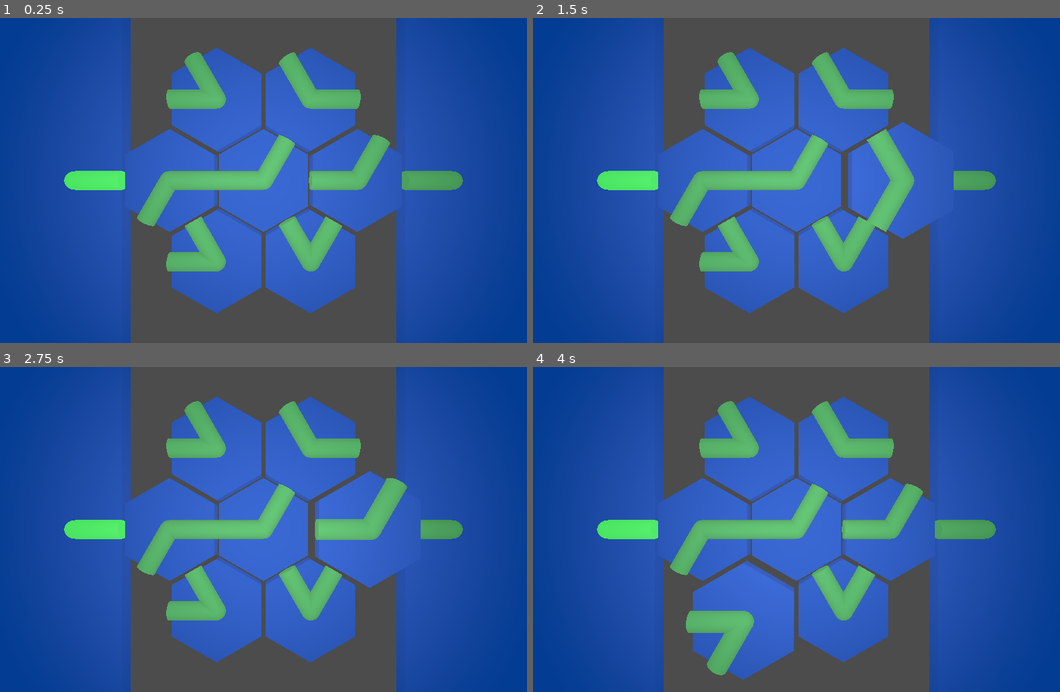
Above: before the commit, frames 1-4 (two rows, left to right).
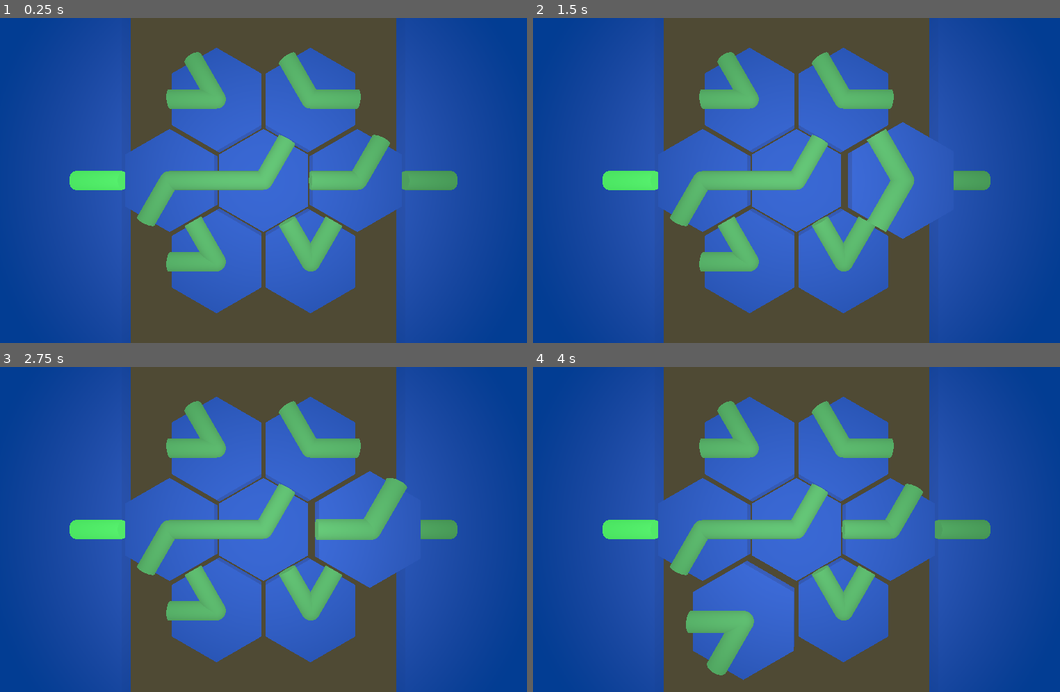
Above: after the commit, the same moments.

Repository: lunkkun/hexabeam
Game: Godot game, scene res://scenes/TestChamber.tscn
Two runs of this game, one before a commit and one after it. Both use one fixed random seed, a clock stepped at 60 frames per second and the inputs below.
Inputs (mouse positions are in pixels of both pictures, inside the frame that each line leads up to):
- Up to frame 1 (0.25 s): no input
- Up to frame 2 (1.5 s): tap Enter at 0.5 s; move the mouse to (917, 164) at 0.52 s; hold D (rotate_right) 0.53-1.28 s; click (917, 164) at 0.67 s; tap Space at 1.25 s; move the mouse to (685, 196) at 1.27 s; hold A (rotate_left) from 1.28 s (still down)
- Up to frame 3 (2.75 s): tap Enter at 2 s; move the mouse to (321, 458) at 2.02 s; release A (rotate_left) at 2.03 s; hold D (rotate_right) from 2.03 s (still down)
- Up to frame 4 (4 s): tap Space at 2.75 s; move the mouse to (770, 594) at 2.77 s; click (770, 594) at 2.92 s; tap Enter at 3.5 s; move the mouse to (965, 578) at 3.52 s; release D (rotate_right) at 3.53 s; hold A (rotate_left) from 3.53 s (still down)

The runs differ from the first frame. In frame 1, less than 0.1% of the frame differs, in the area x 12-88%, y 47-53%; in frame 2, less than 0.1%; in frame 3, less than 0.1%; in frame 4, less than 0.1%.

Commit message:
option to enable/disable joint-sphere on tube

Diff:
--- a/default_env.tres
+++ b/default_env.tres
@@ -3,6 +3,9 @@
 [sub_resource type="ProceduralSky" id=1]
 
 [resource]
+background_mode = 1
 background_sky = SubResource( 1 )
+background_color = Color( 0.313726, 0.294118, 0.207843, 1 )
+background_energy = 0.7
 ambient_light_color = Color( 1, 1, 1, 1 )
 ambient_light_energy = 0.8
--- a/scenes/Tile.tscn
+++ b/scenes/Tile.tscn
@@ -40,6 +40,7 @@
 [node name="Tubes" type="Spatial" parent="."]
 
 [node name="Tube" parent="Tubes" instance=ExtResource( 1 )]
+has_joint = true
 
 [node name="Tube2" parent="Tubes" instance=ExtResource( 1 )]
 transform = Transform( 0.5, 0.866025, 0, -0.866025, 0.5, 0, 0, 0, 1, 0, 0, 0 )
--- a/scenes/Tube.gd
+++ b/scenes/Tube.gd
@@ -2,14 +2,22 @@
 extends StaticBody
 
 
+signal connected
+signal disconnected
+
 const EMISSION_COLOR = Color("1bd037")
 const EMISSION_ENERGY = 0.75
 
-signal connected
-signal disconnected
+export var has_joint = false setget set_has_joint
 
+var ready = false
 var connected = false setget set_connected
 var active = false setget set_active
+
+
+func _ready():
+	ready = true
+	set_has_joint(has_joint)
 
 
 func _physics_process(_delta):
@@ -34,12 +42,20 @@
 
 	active = value
 
-	var material = $MeshInstance.mesh.material
+	var material = $MeshInstanceTube.mesh.material
 	material.emission = EMISSION_COLOR
 	material.emission_energy = EMISSION_ENERGY
 	material.emission_enabled = active
 
 	print("tube activated" if active else "tube deactivated")
+
+
+func set_has_joint(value):
+	has_joint = value
+
+	if ready:
+		$CollisionShapeJoint.disabled = not has_joint
+		$MeshInstanceJoint.visible = has_joint
 
 
 func check_connected():
--- a/scenes/Tube.tscn
+++ b/scenes/Tube.tscn
@@ -40,19 +40,21 @@
 "_edit_group_": true
 }
 
-[node name="CollisionShape" type="CollisionShape" parent="."]
+[node name="CollisionShapeTube" type="CollisionShape" parent="."]
 transform = Transform( -1.62921e-07, -1, 0, 1, -1.62921e-07, 0, 0, 0, 1, -0.25, 0, 0 )
 shape = SubResource( 1 )
 
-[node name="MeshInstance" type="MeshInstance" parent="."]
+[node name="MeshInstanceTube" type="MeshInstance" parent="."]
 transform = Transform( -1.62921e-07, -1, 0, 1, -1.62921e-07, 0, 0, 0, 1, -0.25, 0, 0 )
 mesh = SubResource( 3 )
 material/0 = null
 
-[node name="CollisionShape2" type="CollisionShape" parent="."]
+[node name="CollisionShapeJoint" type="CollisionShape" parent="."]
 shape = SubResource( 4 )
+disabled = true
 
-[node name="MeshInstance2" type="MeshInstance" parent="."]
+[node name="MeshInstanceJoint" type="MeshInstance" parent="."]
+visible = false
 mesh = SubResource( 5 )
 material/0 = null
 
